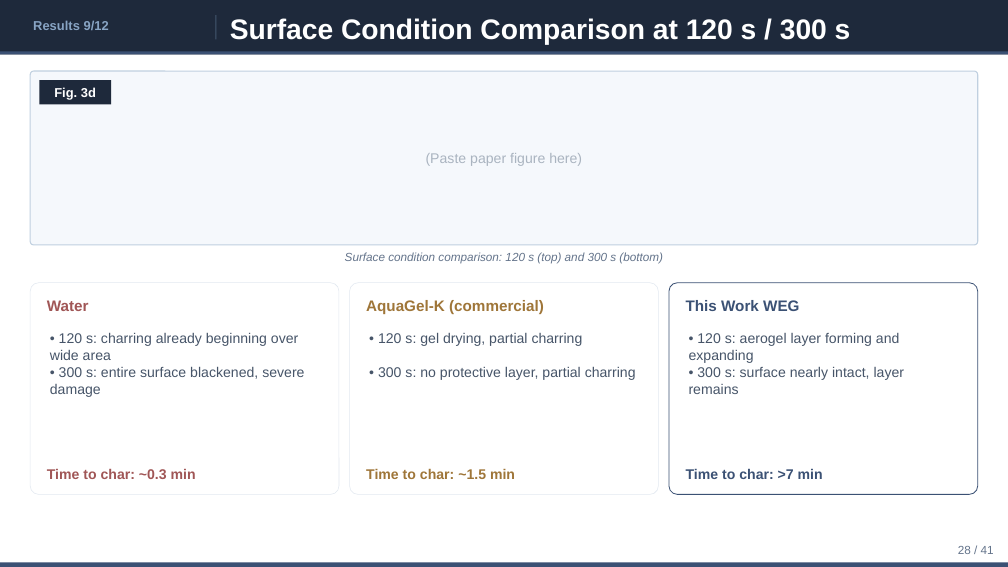
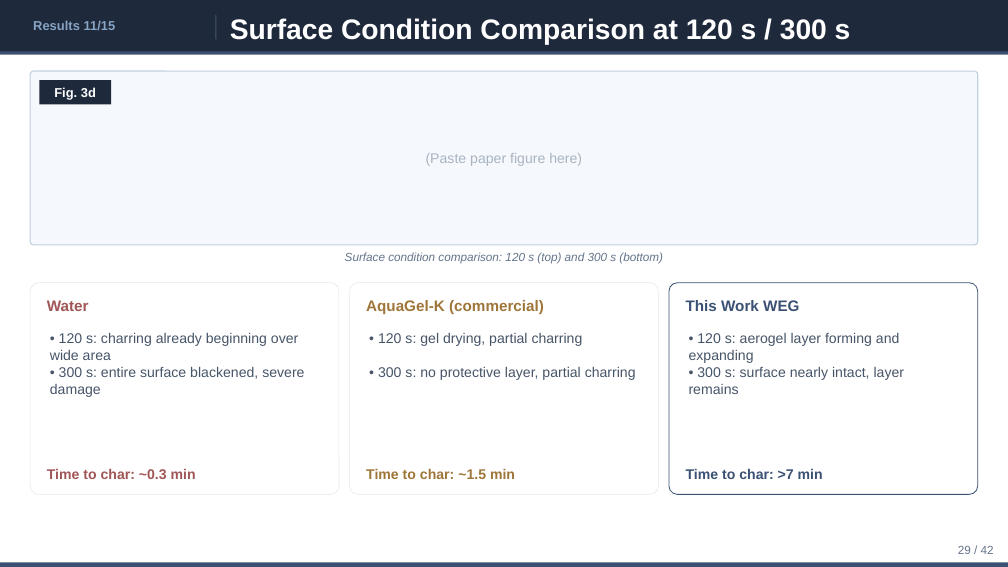
Before and after one commit to ytaisei0525-design/my-first-claude, a slide deck: slide 29 of slides_en.pptx (slide 28 before the commit). Drawn at 1008x567 pixels with LibreOffice and Linux fonts; fonts in the diff are those of the drawing. Boxes give left, top, right and bottom in pixels: in the first picture for what was removed or moved away, otherwise in the second. Text is boxed around its words. In the diff, an @@ line names an element or a change of style, - is before the commit and + after.

```diff
--- a/slides_en.pptx
+++ b/slides_en.pptx
@@ text at (x1=33, y1=20, x2=116, y2=30): text changed @@
-Results 9/12
+Results 11/15
@@ text at (x1=958, y1=546, x2=994, y2=554): text changed @@
-28 / 41
+29 / 42
```
Also in this commit, not shown: 40 other slides changed, 1 slide added, 4 other files.
